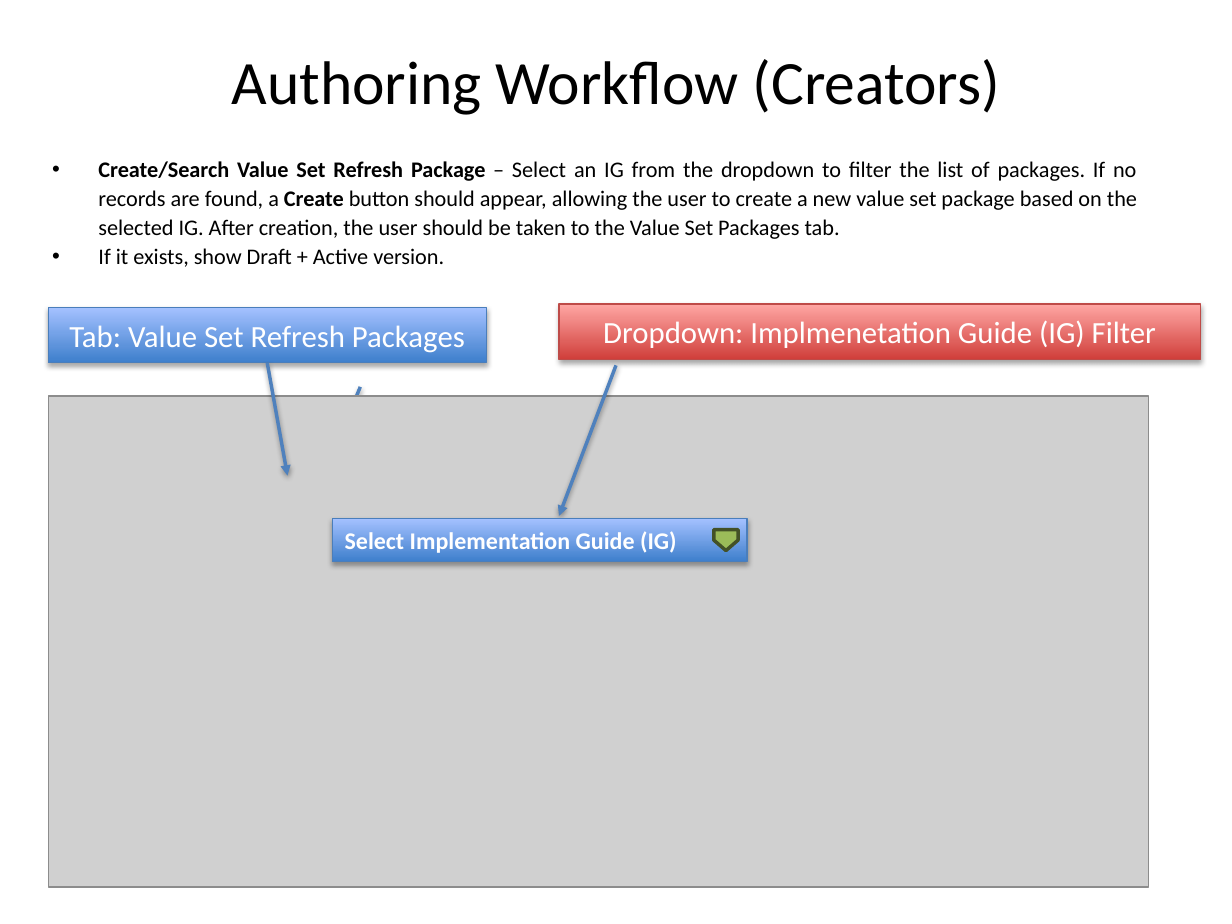
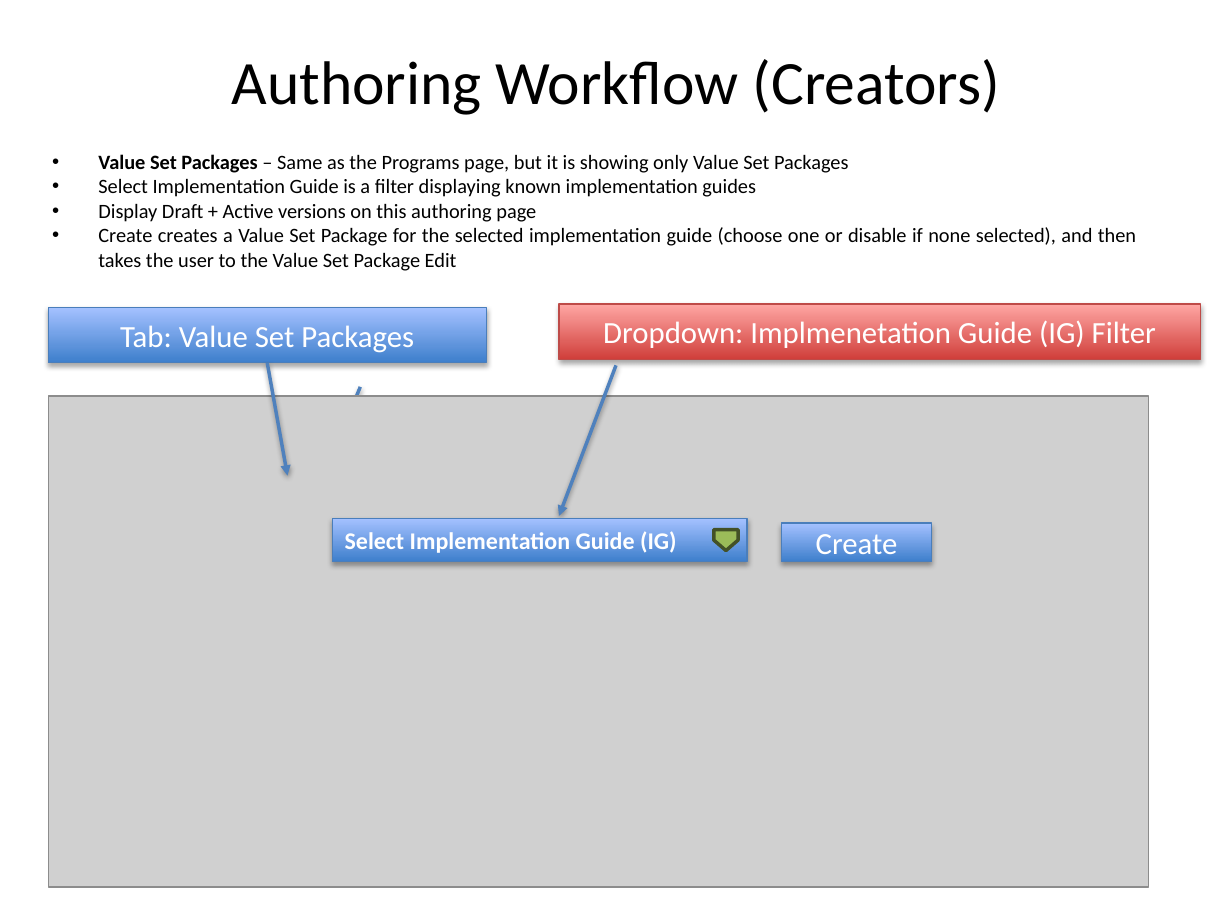
Before and after one commit to DBCG/aphl-vsm, a slide deck: slide 2 of vsp/docs/VSM_UI Proposal.pptx. Drawn at 1232x924 pixels with LibreOffice and Linux fonts; fonts in the diff are those of the drawing; grey boxes stand for pictures. Boxes give left, top, right and bottom in pixels: in the first picture for what was removed or moved away, otherwise in the second. Text is boxed around its words. In the diff, an @@ line names an element or a change of style, - is before the commit and + after.

Commit message:
Updates based on 2025-11-24 team call

```diff
--- a/vsp/docs/VSM_UI Proposal.pptx
+++ b/vsp/docs/VSM_UI Proposal.pptx
@@ text at (98, 154, 1136, 271): text changed; size 12.9 to 11.9 pt @@
-• Create/Search Value Set Refresh Package – Select an IG from the dropdown to filter the list of packages. If no records are found, a Create button should appear, allowing the user to create a new value set package based on the selected IG. After creation, the user should be taken to the Value Set Packages tab.
-• If it exists, show Draft + Active version.
+• Value Set Packages – Same as the Programs page, but it is showing only Value Set Packages
+• Select Implementation Guide is a filter displaying known implementation guides
+• Display Draft + Active versions on this authoring page
+• Create creates a Value Set Package for the selected implementation guide (choose one or disable if none selected), and then takes the user to the Value Set Package Edit
@@ text in rectangle at (120, 325, 414, 355): text changed @@
-Tab: Value Set Refresh Packages
+Tab: Value Set Packages
@@ rectangle added at (781, 524, 931, 562), fill gradient #3F80CE to #A4C4FF, outline #4B7EBC 0.75 pt, 18 pt, text #FFFFFF @@
+Create
```
Also in this commit, not shown: 2 other slides changed.
